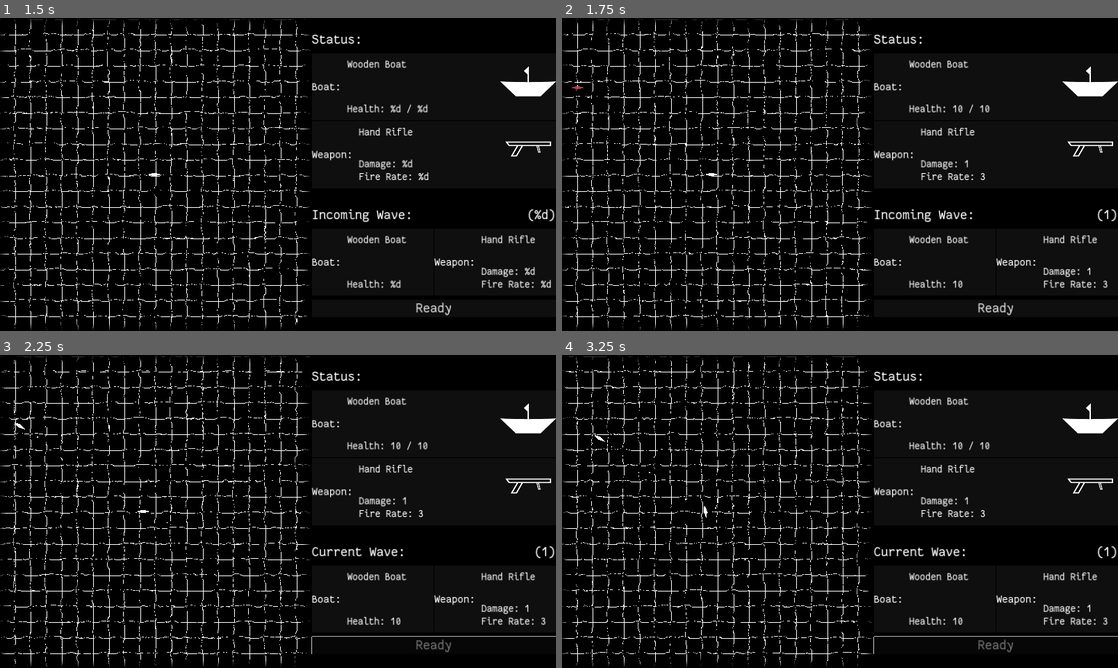
Above: before the commit, frames 1-4 (two rows, left to right).
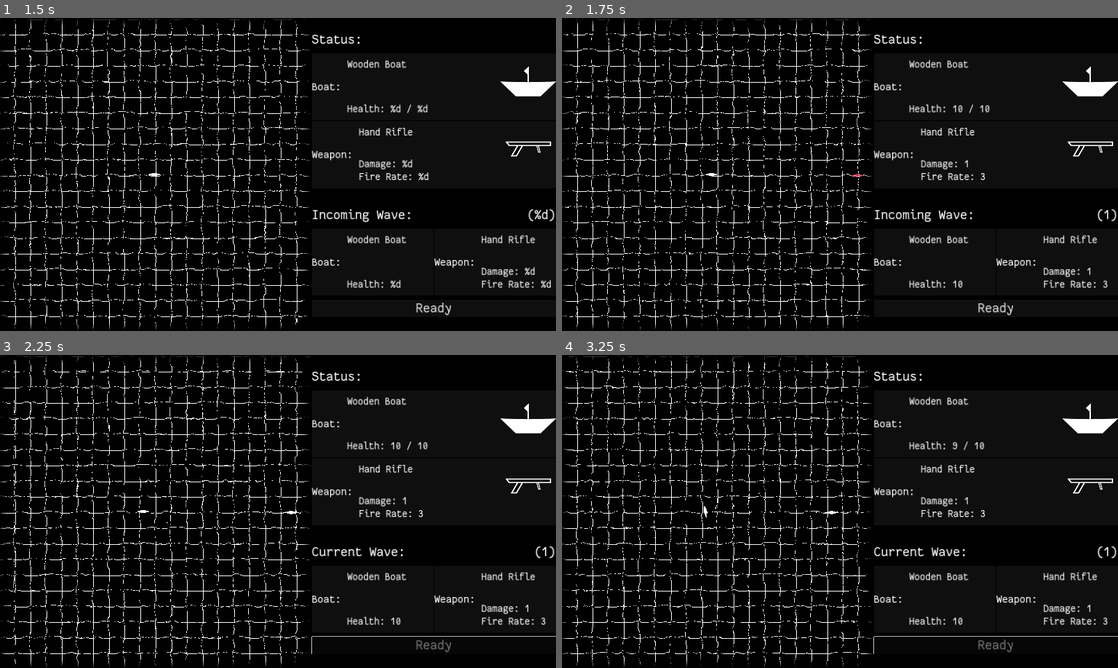
Above: after the commit, the same moments.

Repository: wdfeer/seabattle
Game: Godot game, scene res://src/splash.tscn
The game is run twice, just before and just after one commit, with the same random seed, the same clock (stepped at 60 frames per second) and the same inputs.
Inputs (mouse positions are in pixels of both pictures, inside the frame that each line leads up to):
- Up to frame 1 (1.5 s): move the mouse to (400, 158) at 0.52 s; press the mouse at (400, 158) at 0.53 s; hold D (right) 0.53-1.28 s; move the mouse to (166, 190) at 1.27 s; release the mouse at (166, 190) at 1.28 s; hold S (down) from 1.28 s (still down); click (166, 190) at 1.35 s
- Up to frame 2 (1.75 s): keep holding S (down)
- Up to frame 3 (2.25 s): release S (down) at 2 s; click "Ready" at 2 s
- Up to frame 4 (3.25 s): move the mouse to (895, 442) at 2.77 s; press the mouse at (895, 442) at 2.78 s; hold D (right) from 2.78 s (still down)

Frame 1 is identical in both runs. In frame 2, less than 0.1% of the frame differs, in the area x 1-55%, y 21-51%; in frame 3, less than 0.1%; in frame 4, 0.1%, in the area x 5-77%, y 25-51%.

Commit message:
Spawn enemies on all sides

Diff:
--- a/src/static/waves.gd
+++ b/src/static/waves.gd
@@ -20,11 +20,22 @@
 static var wave_counter: int = 0
 static var wave_state: WaveState = WaveState.Waiting
 
+const sides_lines: Array = [
+	[Vector2(80, 80), Vector2(80, 1360)],  # Left
+	[Vector2(80, 80), Vector2(1360, 80)],  # Top
+	[Vector2(1360, 80), Vector2(1360, 1360)],  # Right
+	[Vector2(80, 1360), Vector2(1360, 1360)]  # Bottom
+]
+const sides_rotations: Array[float] = [0, PI / 2, PI, PI * 3 / 2]
+
 static func create_wave_preview():
 	var boat: Boat = instance.enemy_boat_scene.instantiate()
 	instance.add_sibling(boat)
 
-	boat.position = Vector2(80, 80).lerp(Vector2(80, 1360), randf())
+	var i = randi_range(0, 3)
+	var side = sides_lines[i] as Array[Vector2]
+	boat.global_position = side[0].lerp(side[1], randf())
+	boat.rotation = sides_rotations[i]
 
 static func get_enemies() -> Array:
 	return instance.get_tree().get_nodes_in_group("boats").filter(func(b):
